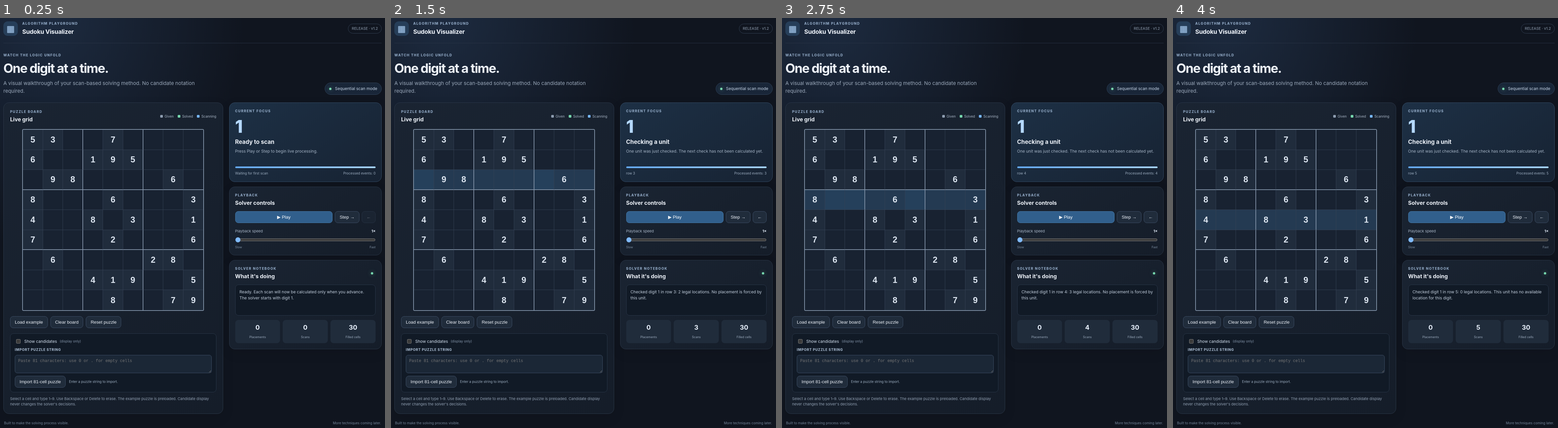
Above: before the commit, frames 1-4 (left to right).
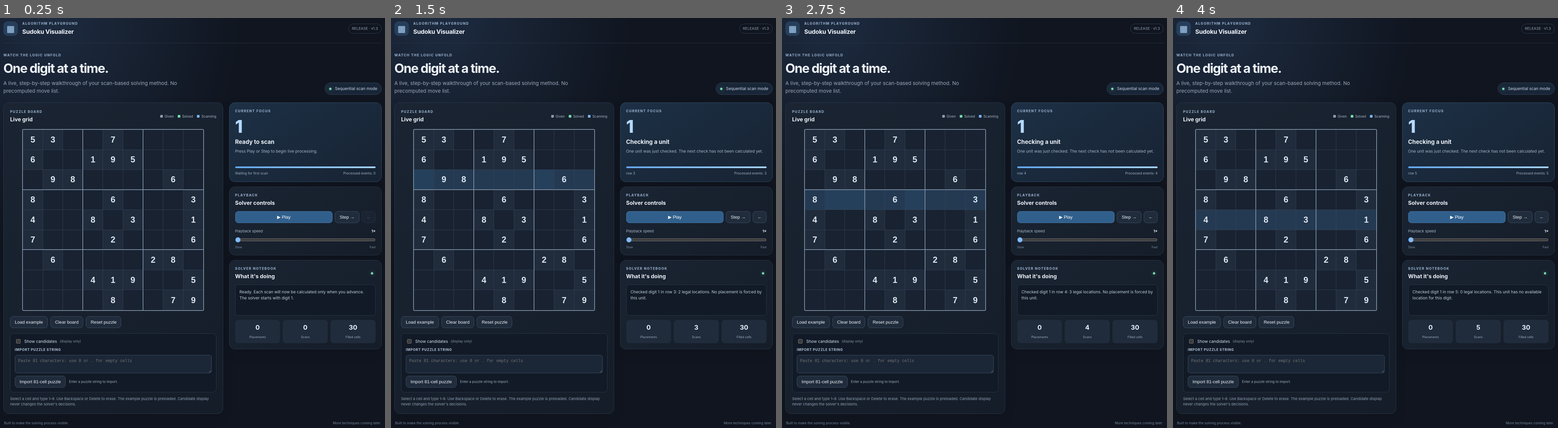
Above: after the commit, the same moments.

Repository: emac75camera/Sudoku-Visualizer
Game: browser game, page index.html
The game is run twice, just before and just after one commit, with the same random seed, the same clock (stepped at 60 frames per second) and the same inputs.
Inputs:
- Up to frame 1 (0.25 s): no input
- Up to frame 2 (1.5 s): click "▶ Play" at 0.27 s; hold Right from 1.03 s (still down); tap Space at 1.1 s
- Up to frame 3 (2.75 s): release Right at 1.53 s; hold Left 1.58-2.15 s; tap Space at 1.6, 2.1, 2.6 s; hold Right from 2.2 s (still down)
- Up to frame 4 (4 s): release Right at 2.87 s; hold Left 2.92-3.35 s; tap Space at 3.1, 3.6 s; click "▶ Play" at 3.27 s; hold Right 3.4-3.9 s; hold Left from 3.95 s (still down)

The runs differ from the first frame. In frame 1, 0.3% of the frame differs, in the area x 0-99%, y 1-19%; in frame 2, 0.3%; in frame 3, 0.3%; in frame 4, 0.3%.

Commit message:
Update interface for live solver v1.3

Diff:
--- a/index.html
+++ b/index.html
@@ -12,14 +12,14 @@
     <header class="topbar">
       <div class="brand-mark" aria-hidden="true">▦</div>
       <div><p class="eyebrow">ALGORITHM PLAYGROUND</p><h1>Sudoku Visualizer</h1></div>
-      <span class="version">RELEASE · v1.2</span>
+      <span class="version">RELEASE · v1.3</span>
     </header>
 
     <section class="intro">
       <div>
         <p class="eyebrow">WATCH THE LOGIC UNFOLD</p>
         <h2>One digit at a time.</h2>
-        <p class="subhead">A visual walkthrough of your scan-based solving method. No candidate notation required.</p>
+        <p class="subhead">A live, step-by-step walkthrough of your scan-based solving method. No precomputed move list.</p>
       </div>
       <div class="mode-pill"><span class="pulse"></span> Sequential scan mode</div>
     </section>
@@ -51,8 +51,8 @@
           <div class="focus-number" id="focusNumber">1</div>
           <h3 id="focusTitle">Ready to scan</h3>
           <p id="focusDescription" class="muted">Press Play or Step to begin checking where this digit can go.</p>
-          <div class="scan-track"><div id="scanProgress" class="scan-progress"></div></div>
-          <div class="scan-meta"><span id="scanUnit">Waiting for first scan</span><span id="stepCount">Step 0</span></div>
+          <div class="scan-track" aria-label="Live scan activity"><div id="scanProgress" class="scan-progress"></div></div>
+          <div class="scan-meta"><span id="scanUnit">Waiting for first scan</span><span id="stepCount">Processed events: 0</span></div>
         </section>
 
         <section class="panel controls-panel">
@@ -69,7 +69,7 @@
 
         <section class="panel reasoning-panel">
           <div class="panel-heading compact"><div><p class="eyebrow">SOLVER NOTEBOOK</p><h3>What it's doing</h3></div><span class="live-dot"></span></div>
-          <div id="reasoning" class="reasoning" aria-live="polite">The solver will explain each scan and placement here.</div>
+          <div id="reasoning" class="reasoning" aria-live="polite">Each scan is calculated when you advance. No future steps are precomputed.</div>
           <div class="stats-grid">
             <div><strong id="placements">0</strong><span>Placements</span></div>
             <div><strong id="scans">0</strong><span>Scans</span></div>
